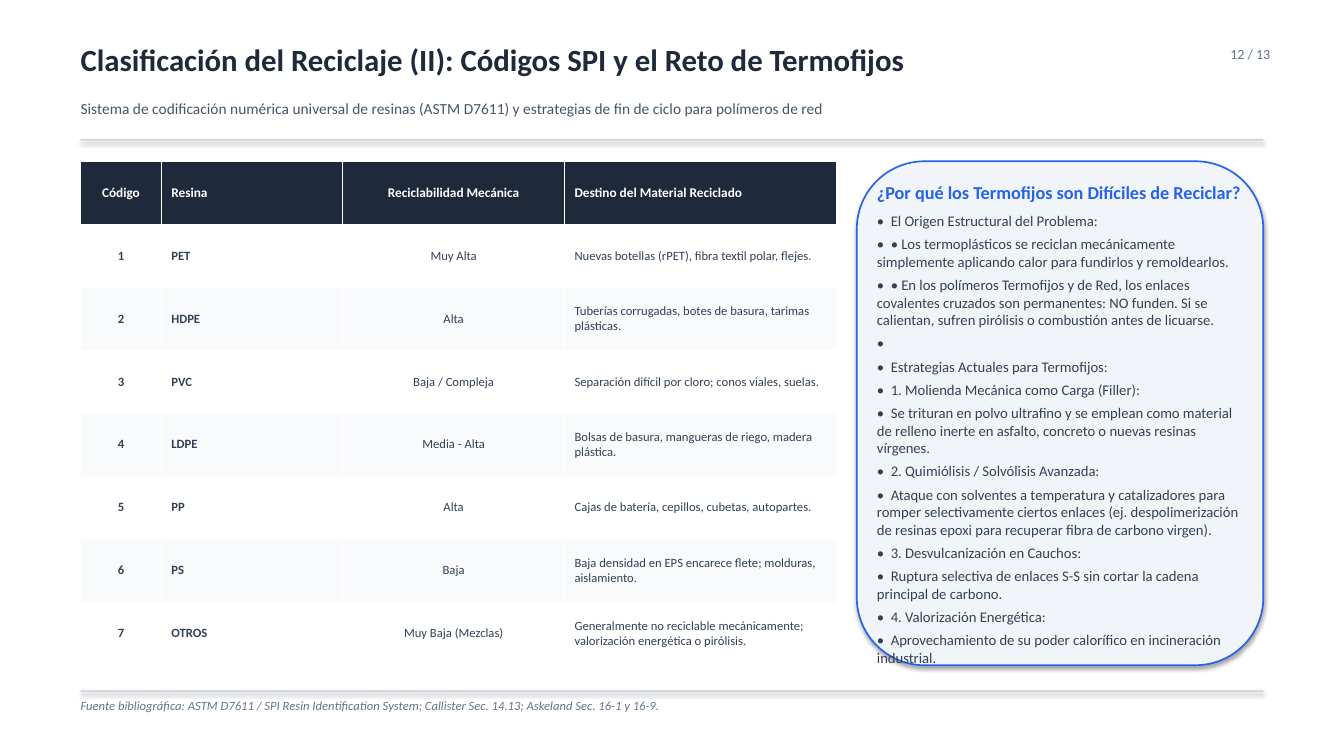
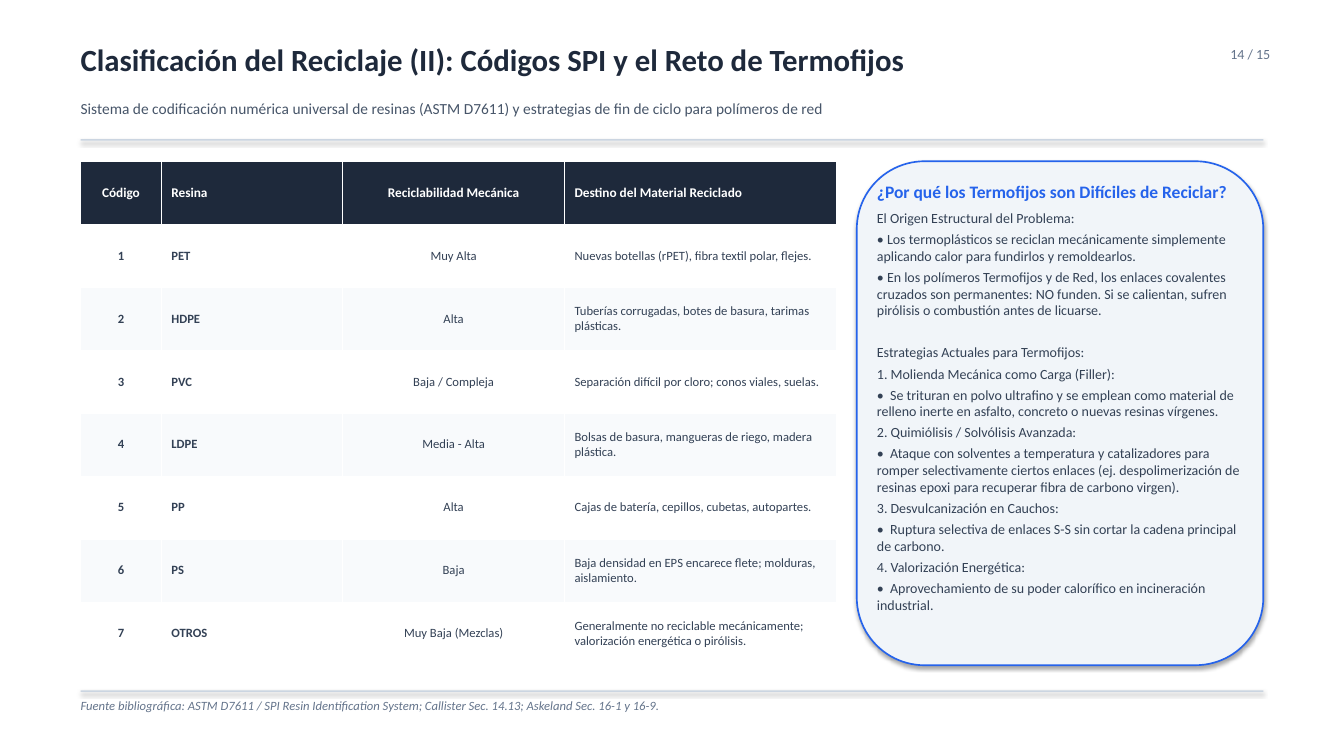
Before and after one commit to AlejandroDiazGaytan/FIM-Polimeros, a slide deck: slide 14 of presentacion_polimeros_procesos_reciclaje.pptx (slide 12 before the commit). Drawn at 1344x756 pixels with LibreOffice and Linux fonts; fonts in the diff are those of the drawing. Boxes give left, top, right and bottom in pixels: in the first picture for what was removed or moved away, otherwise in the second. Text is boxed around its words. In the diff, an @@ line names an element or a change of style, - is before the commit and + after.

```diff
--- a/presentacion_polimeros_procesos_reciclaje.pptx
+++ b/presentacion_polimeros_procesos_reciclaje.pptx
@@ text at (x1=1230, y1=50, x2=1270, y2=59): text changed @@
-12 / 13
+14 / 15
@@ text at (x1=877, y1=185, x2=1239, y2=610): size 13 to 12.5 pt in "¿Por qué los Termofijos son Difíciles de ..."; size 10.5 to 10 pt in "• Se trituran en polvo ultrafino y ...", "• Ataque con solventes a temperatura y ...", "• Ruptura selectiva de enlaces S-S sin ...", "• Aprovechamiento de su poder calorífico en ..."; less space between paragraphs @@
@@ text at (x1=877, y1=213, x2=1227, y2=382): text changed; size 10.5 to 10 pt @@
-• El Origen Estructural del Problema:
-• • Los termoplásticos se reciclan mecánicamente simplemente aplicando calor para fundirlos y remoldearlos.
-• • En los polímeros Termofijos y de Red, los enlaces covalentes cruzados son permanentes: NO funden. Si se calientan, sufren pirólisis o combustión antes de licuarse.
-•
-• Estrategias Actuales para Termofijos:
-• 1. Molienda Mecánica como Carga (Filler):
+El Origen Estructural del Problema:
+• Los termoplásticos se reciclan mecánicamente simplemente aplicando calor para fundirlos y remoldearlos.
+• En los polímeros Termofijos y de Red, los enlaces covalentes cruzados son permanentes: NO funden. Si se calientan, sufren pirólisis o combustión antes de licuarse.
+Estrategias Actuales para Termofijos:
+1. Molienda Mecánica como Carga (Filler):
@@ text at (x1=891, y1=466, x2=1099, y2=478): text changed; size 10.5 to 10 pt @@
-• 2. Quimiólisis / Solvólisis Avanzada:
+2. Quimiólisis / Solvólisis Avanzada:
@@ text at (x1=877, y1=562, x2=1025, y2=575): text changed; size 10.5 to 10 pt @@
-• 4. Valorización Energética:
+4. Valorización Energética:
@@ text at (x1=891, y1=548, x2=1082, y2=558): text changed; size 10.5 to 10 pt @@
-• 3. Desvulcanización en Cauchos:
+3. Desvulcanización en Cauchos:
```
Also in this commit, not shown: 12 other slides changed, 2 slides added, 3 other files.
